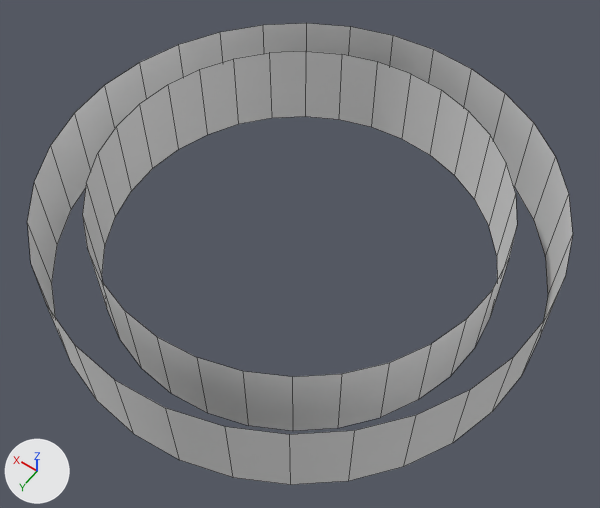
Renders of the FBX model Assets/Art/3D/Tube/ring.fbx from each side of a commit.
One viewpoint serves both versions: a camera (50 mm lens) standing at (-0.614, 0.86, 1.246) and looking at (-0.03, 0.041, -0.04). Lighting does not change. The marker at lower left points along +X, +Y and +Z. Mesh edges are drawn as thin lines. Where no turn or scale is listed for an object, it has been applied to the vertices.

The scene before the commit, as lines of its bpy script (objects in view):
```python
me_cylinder = bpy.data.meshes.new('Cylinder')
me_cylinder.from_pydata(...)  # 128 vertices, 64 faces; spans x -0.5..0.5, y -0.5..0.5, z -0.095..0.095
ob_cylinder = bpy.data.objects.new('Cylinder', me_cylinder)
ob_cylinder.location = (0.0, 0.0, 0.0)
```
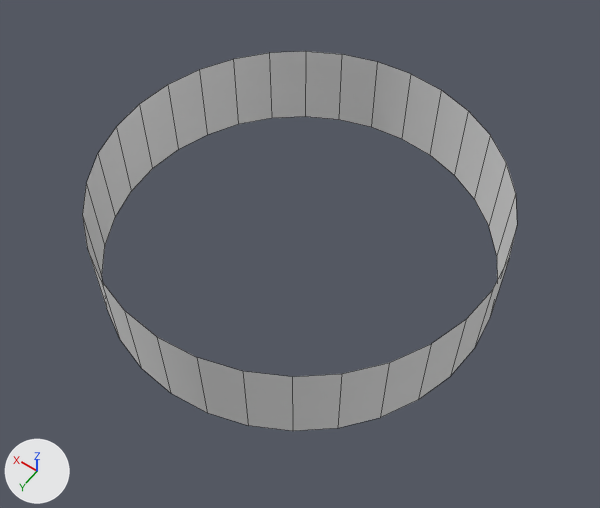
The newer file is also rescaled (x0.5) as a whole; pictures and numbers use the older file's frame.

Location of each change, (x1, y1, x2, y2) in pixels of the pictures (600 x 508 px; the box of a moved part takes in the faces that stretch with it):
'Cylinder', reshaped (20% narrower, 18% shorter)
    before: (27, 23, 573, 485)
    after: (82, 51, 517, 431)
part 1 of me_cylinder, deleted
    before: (27, 23, 573, 485)
part 2 of me_cylinder, moved or reshaped
    both: (82, 51, 517, 431)

What the commit changed:
me_cylinder is used by ob_cylinder; location (0.0, 0.0, 0.0).
me_cylinder had 128 vertices, 64 faces and spanned x -0.5..0.5, y -0.5..0.5, z -0.095..0.095.
me_cylinder now has 64 vertices, 32 faces and spans x -0.402..0.402, y -0.402..0.402, z -0.095..0.095.
me_cylinder part 1: the loose piece of 64 vertices spanning x -0.5..0.5, y -0.5..0.5, z -0.095..0.095 is deleted.
Part 2, on me_cylinder:
32 faces are deleted.
32 new faces join them.
